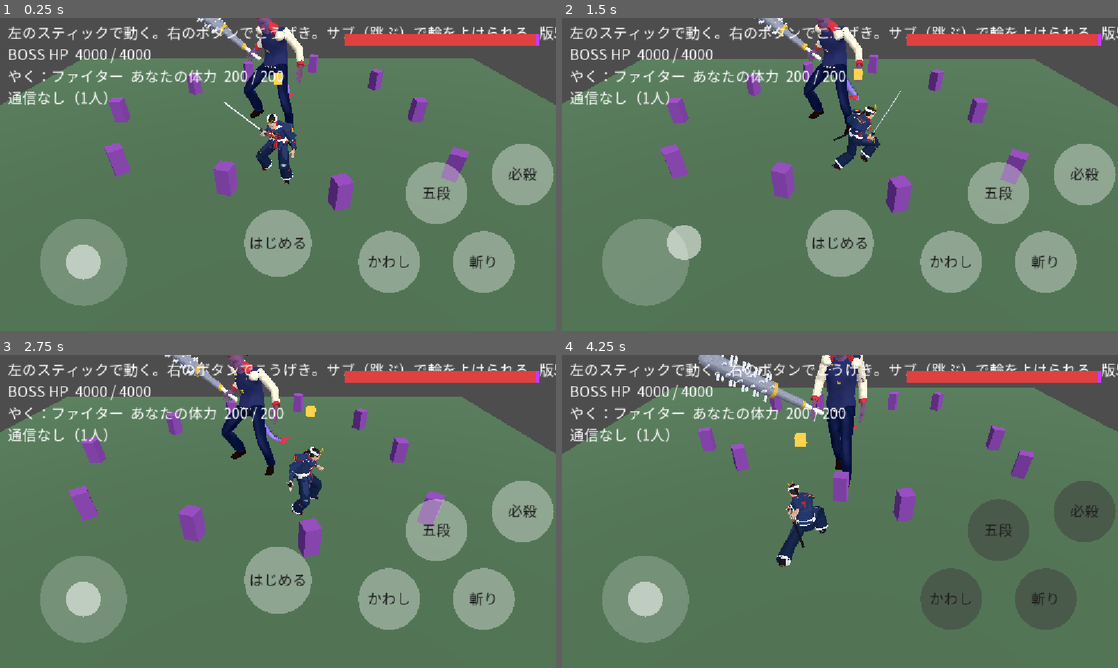
Above: before the commit, frames 1-4 (two rows, left to right).
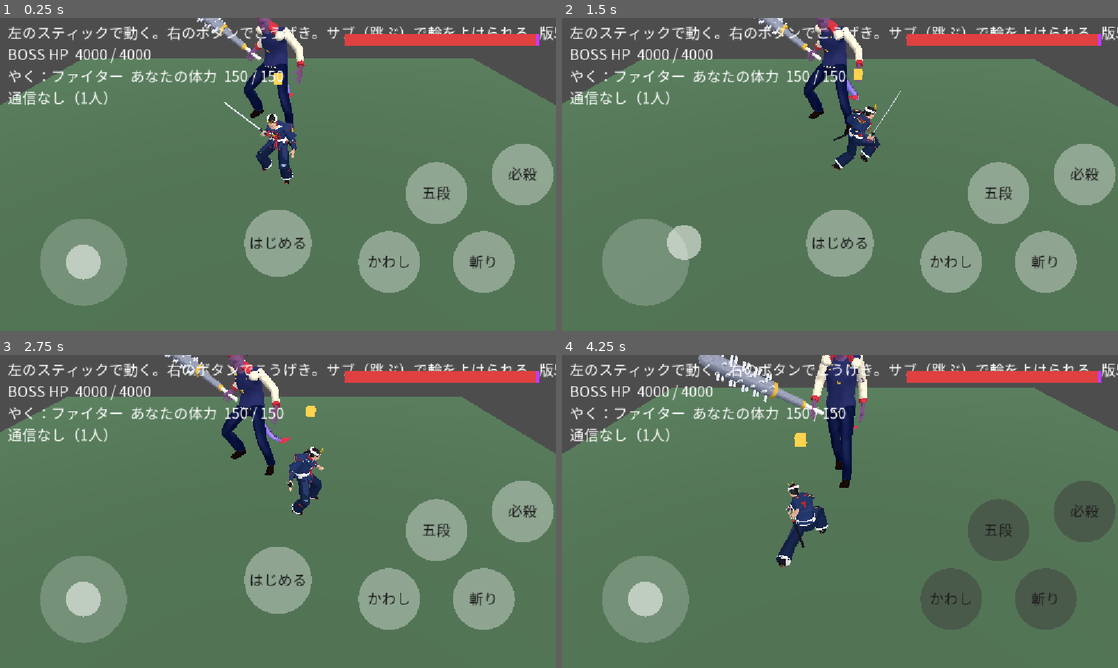
Above: after the commit, the same moments.

Repository: koyoy1016-gif/bigbusters-godot
Game: Godot game, scene res://scenes/prototype/stick_prototype.tscn
The game is run twice, just before and just after one commit, with the same random seed, the same clock (stepped at 60 frames per second) and the same inputs. This scene is started directly instead of the project's main scene.
Inputs (mouse positions are in pixels of both pictures, inside the frame that each line leads up to):
- Up to frame 1 (0.25 s): no input
- Up to frame 2 (1.5 s): tap Enter at 0.5 s; move the mouse to (962, 158) at 0.52 s; tap 1 at 0.6 s; click (962, 158) at 0.67 s; drag from (728, 190) to (812, 237) at 1.27 s
- Up to frame 3 (2.75 s): move the mouse to (333, 442) at 2.02 s; tap 1 at 2.1 s; click (333, 442) at 2.17 s
- Up to frame 4 (4.25 s): drag from (812, 574) to (673, 464) at 2.77 s; move the mouse to (1006, 558) at 3.52 s; tap 1 at 3.6 s; click (1006, 558) at 3.67 s

The runs differ from the first frame. In frame 1, 2.5% of the frame differs, in the area x 18-85%, y 11-62%; in frame 2, 2.5%; in frame 3, 2.5%, in the area x 12-81%, y 12-65%; in frame 4, 1.9%.

Commit message:
版59：味方の体力・攻撃力を元の1.5倍に（2倍から変更）。サブ敵（小さい箱）を一旦消す（sub_enemy_enabled）
Co-Authored-By: Claude Opus 5.5 <noreply@anthropic.com>
Claude-Session: https://claude.ai/code/session_01RRo1HDK1iwtooa5TUWCrED

Diff:
--- a/data/actions.json
+++ b/data/actions.json
@@ -498,8 +498,8 @@
   },
   "ultimate_gauge": {
     "max": 700.0,
-    "gain_per_damage": 0.5,
-    "note": "ボスに与えたダメージで、ゲージがたまる。いっぱいで必殺技が使える。版58で味方の攻撃力を2倍にしたので、たまる速さが変わらないように0.5にした"
+    "gain_per_damage": 0.6667,
+    "note": "ボスに与えたダメージで、ゲージがたまる。いっぱいで必殺技が使える。版59で味方の攻撃力を元の1.5倍にしたので、たまる速さが変わらないように約1/1.5にした"
   },
   "stop_margin": 0.9,
   "stop_margin_note": "ボスに向かって進む攻撃が、ボスの中心から（ボスの半径＋この値）より近くには入らない",
--- a/data/characters.json
+++ b/data/characters.json
@@ -70,9 +70,9 @@
       "skill": "斬る",
       "break_power": 1.5,
       "stats": {
-        "hp": 200.0,
+        "hp": 150.0,
         "move_speed": 7.0,
-        "attack_power": 24.0,
+        "attack_power": 18.0,
         "attack_cooldown_sec": 0.35,
         "attack_reach": 2.0
       },
@@ -107,9 +107,9 @@
       "skill": "ダッシュ",
       "break_power": 1.0,
       "stats": {
-        "hp": 140.0,
+        "hp": 105.0,
         "move_speed": 10.0,
-        "attack_power": 16.0,
+        "attack_power": 12.0,
         "attack_cooldown_sec": 0.25,
         "attack_reach": 2.0
       }
@@ -136,9 +136,9 @@
       "skill": "ダッシュ",
       "break_power": 2.0,
       "stats": {
-        "hp": 180.0,
+        "hp": 135.0,
         "move_speed": 8.0,
-        "attack_power": 20.0,
+        "attack_power": 15.0,
         "attack_cooldown_sec": 0.3,
         "attack_reach": 2.0
       }
@@ -165,9 +165,9 @@
       "skill": "射撃",
       "break_power": 1.0,
       "stats": {
-        "hp": 140.0,
+        "hp": 105.0,
         "move_speed": 6.0,
-        "attack_power": 18.0,
+        "attack_power": 13.5,
         "attack_cooldown_sec": 0.3,
         "attack_reach": 7.0
       }
@@ -194,9 +194,9 @@
       "skill": "投げ",
       "break_power": 2.0,
       "stats": {
-        "hp": 150.0,
+        "hp": 112.5,
         "move_speed": 5.0,
-        "attack_power": 22.0,
+        "attack_power": 16.5,
         "attack_cooldown_sec": 0.6,
         "attack_reach": 6.0
       }
@@ -223,9 +223,9 @@
       "skill": "魔法",
       "break_power": 1.0,
       "stats": {
-        "hp": 130.0,
+        "hp": 97.5,
         "move_speed": 5.5,
-        "attack_power": 24.0,
+        "attack_power": 18.0,
         "attack_cooldown_sec": 0.5,
         "attack_reach": 7.0
       }
@@ -252,9 +252,9 @@
       "skill": "バリア",
       "break_power": 3.0,
       "stats": {
-        "hp": 320.0,
+        "hp": 240.0,
         "move_speed": 5.0,
-        "attack_power": 14.0,
+        "attack_power": 10.5,
         "attack_cooldown_sec": 0.5,
         "attack_reach": 2.0
       }
@@ -281,9 +281,9 @@
       "skill": "召喚",
       "break_power": 1.0,
       "stats": {
-        "hp": 160.0,
+        "hp": 120.0,
         "move_speed": 6.0,
-        "attack_power": 12.0,
+        "attack_power": 9.0,
         "attack_cooldown_sec": 0.4,
         "attack_reach": 5.0
       }
@@ -310,9 +310,9 @@
       "skill": "回復",
       "break_power": 1.0,
       "stats": {
-        "hp": 170.0,
+        "hp": 127.5,
         "move_speed": 6.0,
-        "attack_power": 10.0,
+        "attack_power": 7.5,
         "attack_cooldown_sec": 0.4,
         "attack_reach": 5.0
       }
--- a/data/prototype_stick.json
+++ b/data/prototype_stick.json
@@ -54,7 +54,7 @@
     0.0,
     -6.0
   ],
-  "attack_power": 20.0,
+  "attack_power": 15.0,
   "attack_multiplier": 1.0,
   "attack_reach": 2.0,
   "attack_cooldown_sec": 0.4,
@@ -84,7 +84,7 @@
   "room_full": "満員",
   "room_reconnecting": "再接続中",
   "room_offline": "通信なし（1人）",
-  "player_hp": 200.0,
+  "player_hp": 150.0,
   "slam_first_delay_sec": 3.0,
   "slam_interval_sec": 4.0,
   "slam_telegraph_sec": 1.2,
@@ -115,31 +115,31 @@
   "roles": {
     "p1": {
       "name": "ファイター",
-      "hp": 200.0,
+      "hp": 150.0,
       "move_speed": 7.0,
-      "attack_power": 24.0,
+      "attack_power": 18.0,
       "attack_cooldown_sec": 0.35
     },
     "p2": {
       "name": "ガーディアン",
-      "hp": 320.0,
+      "hp": 240.0,
       "move_speed": 5.0,
-      "attack_power": 14.0,
+      "attack_power": 10.5,
       "attack_cooldown_sec": 0.5
     },
     "p3": {
       "name": "シューター",
-      "hp": 140.0,
+      "hp": 105.0,
       "move_speed": 6.0,
-      "attack_power": 18.0,
+      "attack_power": 13.5,
       "attack_cooldown_sec": 0.3,
       "attack_reach": 7.0
     },
     "p4": {
       "name": "サポート",
-      "hp": 180.0,
+      "hp": 135.0,
       "move_speed": 6.0,
-      "attack_power": 12.0,
+      "attack_power": 9.0,
       "attack_cooldown_sec": 0.4,
       "attack_reach": 4.0
     }
@@ -221,6 +221,8 @@
     0.025
   ],
   "hint_portrait": "スティックで動く。右下のボタンでこうげき。サブ（跳ぶ）で輪をよける",
+  "sub_enemy_enabled": false,
+  "sub_enemy_enabled_note": "サブ敵（紫の小さい箱）を出すか。版59でユーザーの依頼により一旦消した（false）。true で元に戻る",
   "sub_enemy_count": 10,
   "sub_enemy_size": [
     0.7,
--- a/data/skills.json
+++ b/data/skills.json
@@ -6,7 +6,7 @@
   "魔法": {"kind": "line", "cooldown_sec": 4.0, "multiplier": 2.5, "length": 10.0, "half_width": 1.2, "pierce": true, "fx_color": "#c070ffc0", "fx_sec": 0.3},
   "投げ": {"kind": "lob", "cooldown_sec": 5.0, "multiplier": 3.0, "throw_distance": 6.0, "delay_sec": 0.7, "radius": 3.2, "fx_color": "#ff9030c0", "fx_sec": 0.3},
   "バリア": {"kind": "guard", "cooldown_sec": 8.0, "duration_sec": 3.0, "damage_taken_multiplier": 0.2, "fx_color": "#60a0ff60"},
-  "回復": {"kind": "heal", "cooldown_sec": 8.0, "heal": 60.0, "fx_color": "#60ff90a0", "fx_sec": 0.4},
+  "回復": {"kind": "heal", "cooldown_sec": 8.0, "heal": 45.0, "fx_color": "#60ff90a0", "fx_sec": 0.4},
   "召喚": {"kind": "summon", "cooldown_sec": 12.0, "duration_sec": 8.0, "hit_interval_sec": 0.5, "multiplier": 0.8, "fx_color": "#ffffffc0"},
   "button_label_size_note": "ボタンには技の名前を出す"
 }
--- a/scripts/prototype/stick_prototype.gd
+++ b/scripts/prototype/stick_prototype.gd
@@ -261,7 +261,7 @@
 	sub_crowd.name = "SubCrowd"
 	add_child(sub_crowd)
 	sub_crowd.setup(config, Vector2(bp[0], bp[1]))
-	crowd_state.reset(int(config["sub_enemy_count"]), float(config["sub_enemy_hp"]))
+	_reset_sub_enemies()
 
 	# ボスの攻撃の見た目（予告の輪、帯、チラシ、手）は、使うときに作って使いまわす
 	attacks_cfg = Attacks.load_config()
@@ -542,6 +542,17 @@
 	return roles.get(slot if roles.has(slot) else "p1", {})
 
 
+## サブ敵を出すか（data の sub_enemy_enabled）。出さないときは数を0にして、見た目も隠す
+func sub_enemies_enabled() -> bool:
+	return bool(config.get("sub_enemy_enabled", true))
+
+
+func _reset_sub_enemies() -> void:
+	crowd_state.reset(int(config["sub_enemy_count"]) if sub_enemies_enabled() else 0, float(config["sub_enemy_hp"]))
+	if sub_crowd != null:
+		sub_crowd.visible = sub_enemies_enabled()
+
+
 func role_value(key: String) -> float:
 	return float(role().get(key, config.get(key, 0.0)))
 
@@ -659,7 +670,7 @@
 	gauge.reset()
 	banner["left"] = 0.0
 	button_flash = {}
-	crowd_state.reset(int(config["sub_enemy_count"]), float(config["sub_enemy_hp"]))
+	_reset_sub_enemies()
 	touch_timer = 0.0
 	boss_hp = float(config["boss_hp"])
 	phase.reset(float(config["boss_hp"]), float(config.get("boss_hp_awake", config["boss_hp"])), _trans_sec(), float(config.get("boss_hp_refill_sec", 1.2)))
--- a/tests/test_characters.gd
+++ b/tests/test_characters.gd
@@ -89,7 +89,7 @@
 	root.add_child(b)
 	if b.get_node_or_null("Boss") == null:
 		b._ready()
-	check(is_equal_approx(b.role_value("hp"), 320.0) and b.role().get("name") == "ガーディアン" and b.role().get("character_name") == "たて", "選んだキャラ（たて）の性能・役職名で動く")
+	check(is_equal_approx(b.role_value("hp"), 240.0) and b.role().get("name") == "ガーディアン" and b.role().get("character_name") == "たて", "選んだキャラ（たて）の性能・役職名で動く")
 	check(b.role_name_of("p1") == "ガーディアン", "通信なしなら、自分の役職名が出る")
 	# 通信：ほかの人のキャラが共有されたら、そのキャラの役職名が出る
 	b.net_active = true
--- a/tests/test_game_flow.gd
+++ b/tests/test_game_flow.gd
@@ -137,7 +137,7 @@
 		flow.play()
 		_ensure_ready(flow.battle)
 		check(flow.battle.ai_enabled and flow.battle.ai_picks[0] == "summoner", "戦いに、AIの選びが渡る")
-		check(flow.battle.selected_character == "gunner" and is_equal_approx(flow.battle.role_value("attack_reach"), 7.0) and is_equal_approx(flow.battle.my_hp, 140.0), "戦いは、選んだキャラ（じゅうし）の性能で動く")
+		check(flow.battle.selected_character == "gunner" and is_equal_approx(flow.battle.role_value("attack_reach"), 7.0) and is_equal_approx(flow.battle.my_hp, 105.0), "戦いは、選んだキャラ（じゅうし）の性能で動く")
 		check(flow.state == "battle" and flow.battle != null and flow.battle.flow_mode, "プレイで、戦いが始まる（流れの中のモード）")
 		check(not flow.panels["lobby"].visible, "戦いの間は、メニューを隠す")
 		flow.battle.my_hits = 100.0
--- a/tests/test_sub_enemy.gd
+++ b/tests/test_sub_enemy.gd
@@ -42,6 +42,7 @@
 		s._ready()
 	var now := [1000000.0]
 	s.clock_ms = func() -> float: return now[0]
+	s.config["sub_enemy_enabled"] = true  # 本番では一旦消している（版59）。ここでは出して仕組みを確かめる
 	s.start_round()
 	s.sub_crowd.update_at(0.0, s.crowd_state)
 	var target: Vector3 = s.sub_crowd.last_positions[0]
@@ -78,6 +79,17 @@
 	s._touch_update(0.016)
 	check(s.my_hp == hp_air, "ジャンプ中は、ふれてもダメージを受けない")
 	check(s.camera.environment != null and s.camera.environment.ambient_light_energy > 0.0, "光が当たらない面が真っ黒にならない（環境光がある）")
+	# 版59：データで消したときは、1体も出ず、見た目も隠れる
+	s.config["sub_enemy_enabled"] = false
+	s._begin_round(now[0])
+	check(s.crowd_state.count() == 0 and not s.sub_crowd.visible, "サブ敵を消す設定なら、1体も出ない")
+	s.player.position = Vector3(target.x, s.ground_y, target.z)
+	var hp_off: float = s.my_hp
+	s.touch_timer = 0.0
+	s._touch_update(0.016)
+	check(s.my_hp == hp_off, "サブ敵を消す設定なら、ふれてもダメージを受けない")
+	var on_disk: Variant = JSON.parse_string(FileAccess.get_file_as_string("res://data/prototype_stick.json"))
+	check(on_disk is Dictionary and on_disk.get("sub_enemy_enabled", true) == false, "いまのデータでは、サブ敵は消してある")
 	root.remove_child(s)
 	s.free()
 	print("失敗: ", failures)
Not shown, changed: NOTES.md
